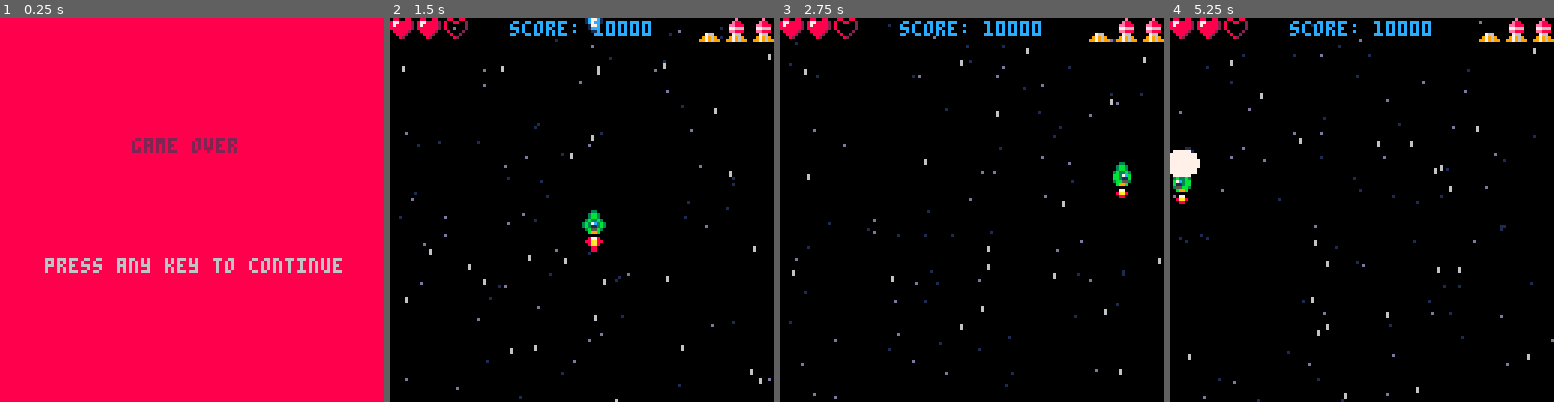
Above: before the commit, frames 1-4 (left to right).
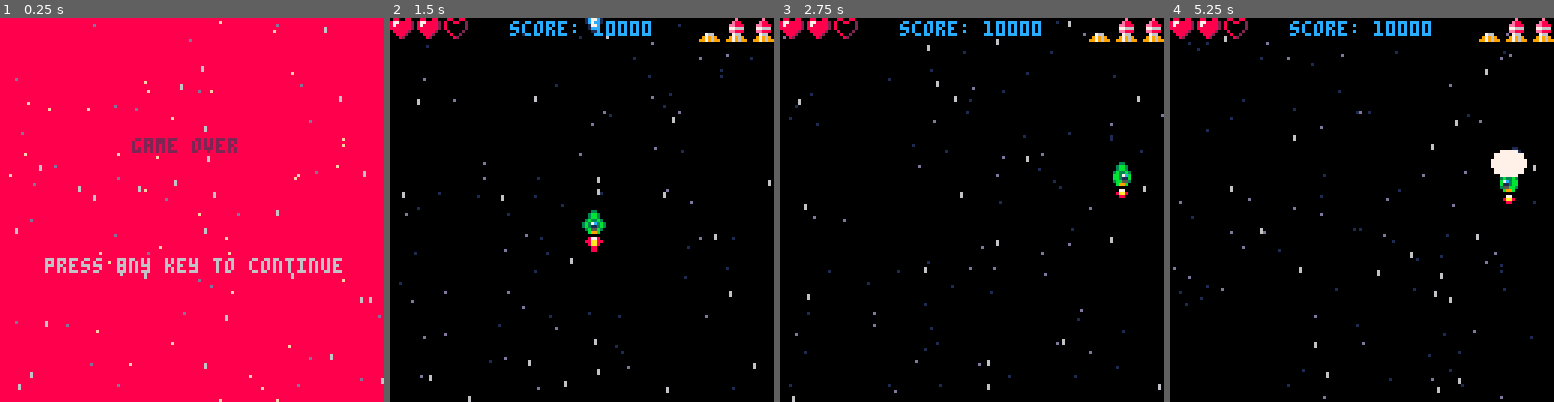
Above: after the commit, the same moments.

Repository: joaquimgamero/pico8-shmup
Game: PICO-8 cartridge shmup.p8
Two runs of this game, one before a commit and one after it. Both use one fixed random seed, a clock stepped at 60 frames per second and the inputs below.
Inputs:
- Up to frame 1 (0.25 s): no input
- Up to frame 2 (1.5 s): tap X (X key) at 0.33, 1.07 s; tap O (Z key) at 0.7 s
- Up to frame 3 (2.75 s): hold Right 1.6-2.1 s; tap O (Z key) at 1.7, 2.1, 2.5 s; tap X (X key) at 1.85 s; hold Up 2.15-2.42 s; hold Right from 2.47 s (still down)
- Up to frame 4 (5.25 s): tap O (Z key) every 0.4 s from 2.9 to 4.9 s; tap X (X key) at 2.97, 4.08, 5.2 s; release Right at 3.03 s; hold Left 3.08-3.58 s; hold Down 3.63-3.97 s; hold Right 4.02-4.68 s; hold Up 4.73-5.03 s; hold Left from 5.08 s (still down)

The runs differ from the first frame. In frame 1, 0.7% of the frame differs, in the area x 2-100%, y 0-100%; in frame 2, 1.4%; in frame 3, 1.4%; in frame 4, 2.9%, in the area x 0-100%, y 0-100%.

Commit message:
tweak: keep ship in the edge, space no longer a torus

Diff:
--- a/shmup.p8
+++ b/shmup.p8
@@ -5,6 +5,19 @@
 
 function _init()
  cls(0)
+
+ -- globals
+ g_speed = 2
+ g_max_lives = 3
+ g_max_bombs = 3
+ g_num_stars = 100
+ g_space_speed = 2
+
+ -- generate stars db
+ stars = {}
+ for i=1,g_num_stars do
+  add(stars,create_random_star())
+ end
 
  mode='over'
  blink_time=1
@@ -35,22 +48,10 @@
 function start_game()
  mode='game'
 
- -- globals
- g_speed = 2
- g_max_lives = 3
- g_max_bombs = 3
- g_num_stars = 100
- g_space_speed = 2
-
  -- sprites
  ship_spr = 2
  thrust_spr = 4
  bullet_spr = 17
- stars = {}
-
- for i=1,g_num_stars do
-  add(stars,create_random_star())
- end
 
  -- ship
  ship = {
@@ -100,6 +101,8 @@
 
 
 function update_start()
+ animate_starfield()
+
  if btnp(4) or btnp(5) then
   start_game()
  end
@@ -108,6 +111,8 @@
 
 
 function update_over()
+ animate_starfield()
+
  if btnp(4) or btnp(5) then
   mode='start'
  end
@@ -169,6 +174,7 @@
 function draw_start()
  cls(1)
 
+ render_starfield()
  print('most amazing shmup',27,40,12)
  print('press any key to start',20,80,blink())
 end
@@ -178,6 +184,7 @@
 function draw_over()
  cls(8)
 
+ render_starfield()
  print('game over',44,40,2)
  print('press any key to continue',15,80,blink())
 end
@@ -218,20 +225,20 @@
  ship.y += ship.y_speed
 
  -- check if we hit the edge
- if ship.x > 127 then
+ if ship.x > 119 then
+  ship.x = 119
+ end
+
+ if ship.x < 0 then
   ship.x = 0
  end
 
- if ship.x < 0 then
-  ship.x = 127
- end
-
- if ship.y > 127 then
+ if ship.y > 119 then
+  ship.y = 119
+ end
+
+ if ship.y < 0 then
   ship.y = 0
- end
-
- if ship.y < 0 then
-  ship.y = 127
  end
 end
 
@@ -241,6 +248,11 @@
    line(star.x,star.y,star.x,star.y+1,6)
   else
    pset(star.x,star.y,star.clr)
+  end
+
+  -- account for different modes
+  if (star.clr == 1) and mode ~= 'game' then
+   pset(star.x, star.y, 15)
   end
  end
 end
